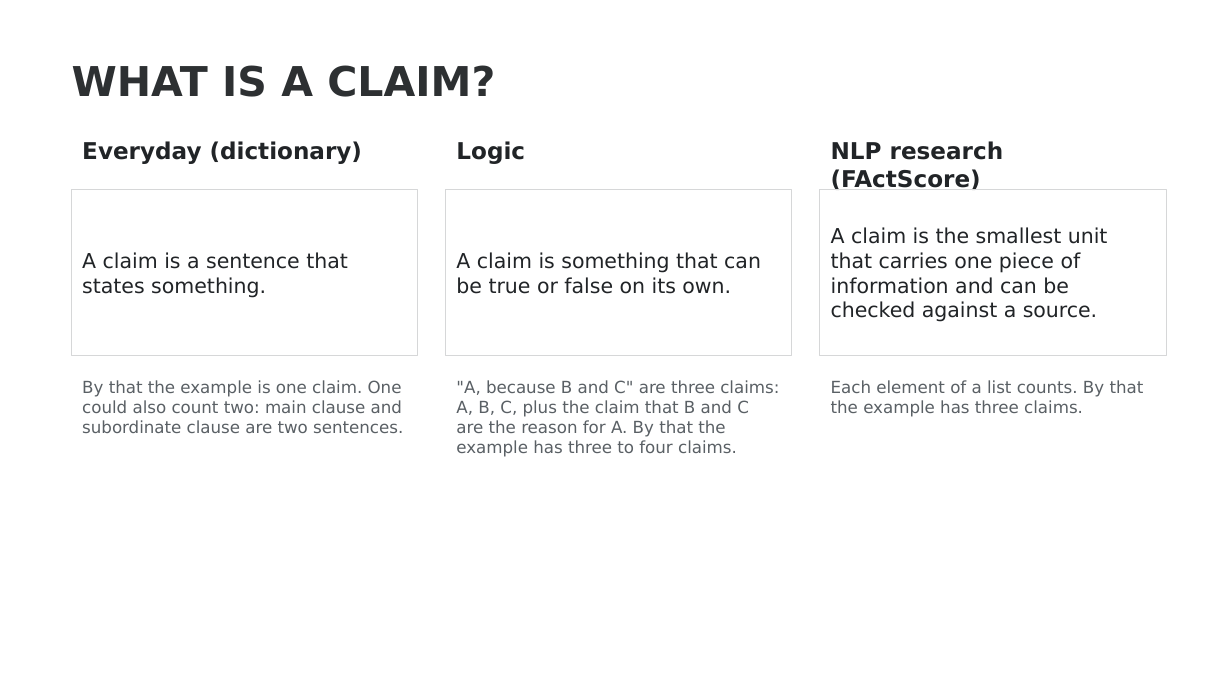
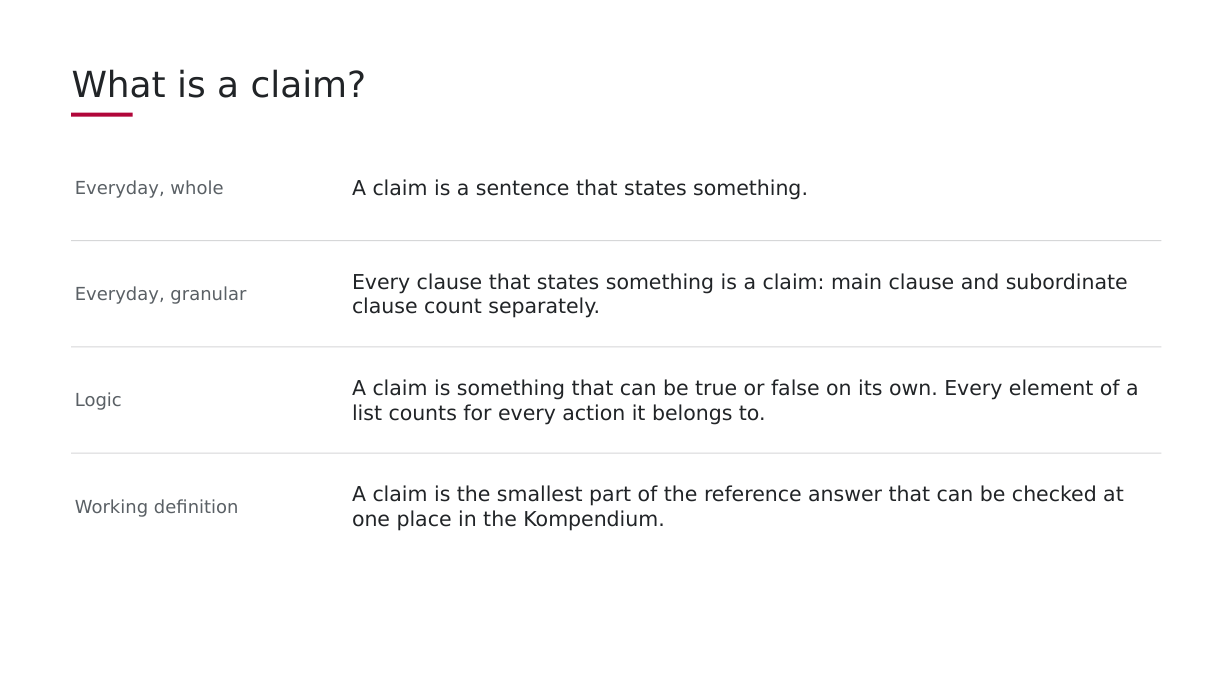
Before and after one commit to aihpi/workshop-rag, a slide deck: slide 2 of slides/src/rag_iii_claims_english.pptx. Drawn at 1232x693 pixels with LibreOffice and Linux fonts; fonts in the diff are those of the drawing; background and template pictures are left out. Boxes give left, top, right and bottom in pixels: in the first picture for what was removed or moved away, otherwise in the second. Text is boxed around its words. In the diff, an @@ line names an element or a change of style, - is before the commit and + after.

```diff
--- a/slides/src/rag_iii_claims_english.pptx
+++ b/slides/src/rag_iii_claims_english.pptx
@@ title at bbox=[72, 69, 367, 98]: text changed; size 32 to 28 pt; text colour #2D3032 to #212427; bold off @@
-WHAT IS A CLAIM?
+What is a claim?
@@ rectangle added at bbox=[71, 113, 133, 116], fill #B1063A @@
@@ text "A claim is a sentence ...": place and size @@
-text "A claim is a sentence ..." at bbox=[71, 189, 418, 356]
+text "A claim is a sentence ..." at bbox=[352, 179, 808, 200]
@@ text "A claim is a sentence ..." at bbox=[352, 179, 808, 200]: outline #D6D7D8 0.75 pt to none @@
@@ text removed at bbox=[831, 141, 1004, 190] @@
-NLP research (FActScore)
@@ text at bbox=[75, 180, 223, 198]: text changed; size 18 to 14 pt; text colour #212427 to #5A6065; bold off @@
-Everyday (dictionary)
+Everyday, whole
@@ rectangle removed at bbox=[445, 189, 792, 356] @@
-A claim is something that can be true or false on its own.
@@ rectangle removed at bbox=[820, 189, 1166, 356] @@
-A claim is the smallest unit that carries one piece of information and can be checked against a source.
@@ rectangle added at bbox=[71, 240, 1162, 241], fill #D6D7D8 @@
@@ vertical alignment top to middle in 3 elements at bbox=[352, 379, 1139, 425], bbox=[75, 180, 223, 198], bbox=[352, 273, 1128, 318] @@
@@ text added at bbox=[75, 286, 246, 304], 14 pt, text #5A6065 @@
+Everyday, granular
@@ text at bbox=[352, 273, 1128, 318]: text changed; size 13 to 16 pt; text colour #5A6065 to #212427 @@
-"A, because B and C" are three claims: A, B, C, plus the claim that B and C are the reason for A. By that the example has three to four claims.
+Every clause that states something is a claim: main clause and subordinate clause count separately.
@@ text "Logic": place and size @@
-text "Logic" at bbox=[456, 141, 525, 164]
+text "Logic" at bbox=[75, 392, 122, 410]
@@ text "Logic" at bbox=[75, 392, 122, 410]: size 18 to 14 pt, text colour #212427 to #5A6065, bold off; vertical alignment top to middle @@
@@ rectangle added at bbox=[71, 347, 1162, 348], fill #D6D7D8 @@
@@ text removed at bbox=[82, 380, 403, 433] @@
-By that the example is one claim. One could also count two: main clause and subordinate clause are two sentences.
@@ text at bbox=[352, 379, 1139, 425]: text changed; size 13 to 16 pt; text colour #5A6065 to #212427 @@
-Each element of a list counts. By that the example has three claims.
+A claim is something that can be true or false on its own. Every element of a list counts for every action it belongs to.
@@ rectangle added at bbox=[71, 453, 1162, 454], fill #D6D7D8 @@
@@ text added at bbox=[75, 499, 239, 517], 14 pt, text #5A6065 @@
+Working definition
@@ text added at bbox=[352, 485, 1124, 531], 16 pt, text #212427 @@
+A claim is the smallest part of the reference answer that can be checked at one place in the Kompendium.
```
Also in this commit, not shown: 2 other slides changed, 5 slides added, 5 slides removed, 8 other files.
